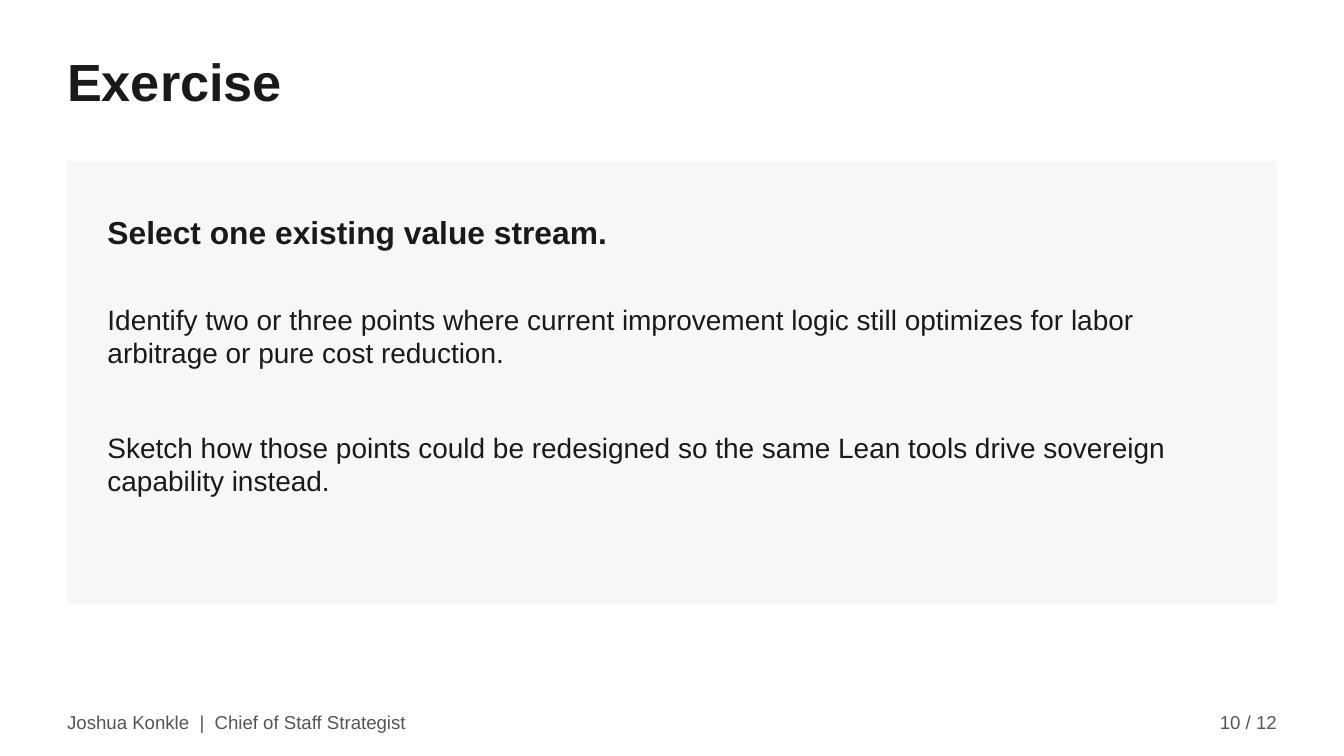
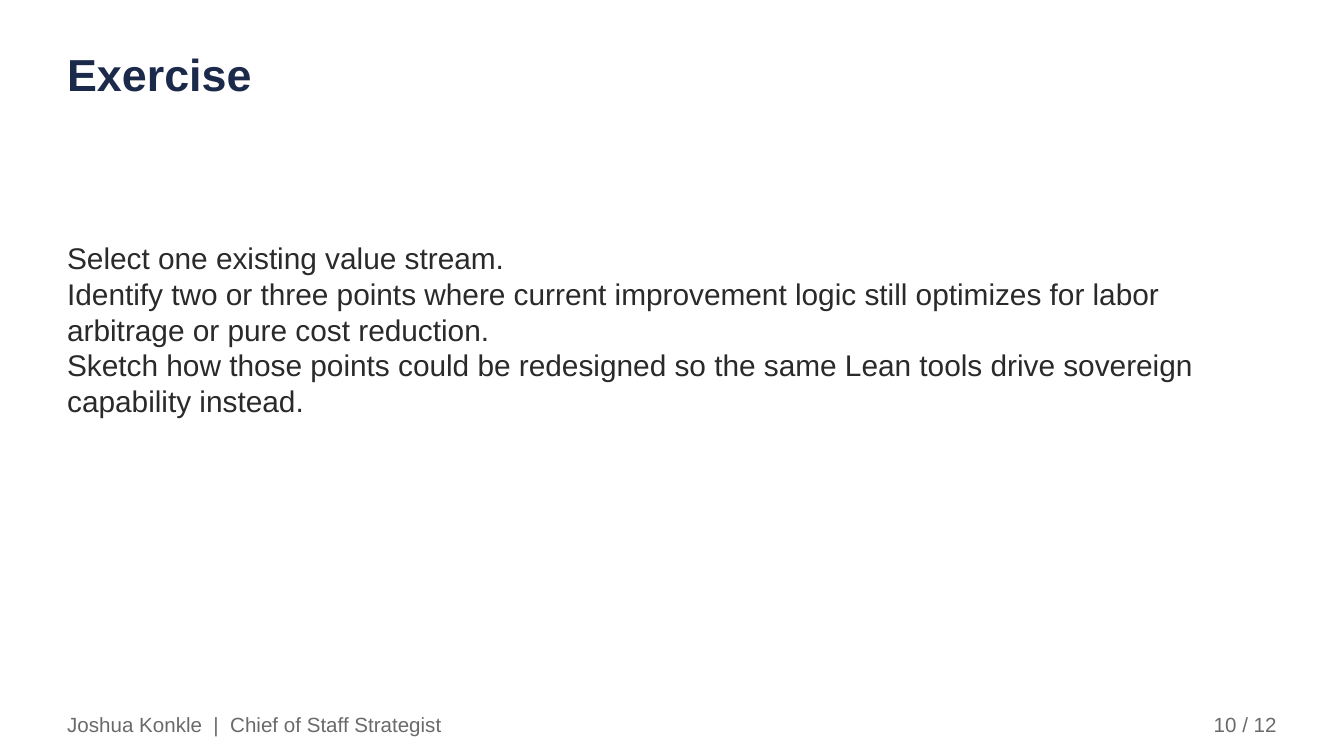
Before and after one commit to joshuakonkle/Hamilton-System, a slide deck: slide 10 of docs/webinar-resources/Module4-BMC-American-System-Hamiltonian-Value-Streams-Lean.pptx. Drawn at 1344x756 pixels with LibreOffice and Linux fonts; fonts in the diff are those of the drawing. Boxes give left, top, right and bottom in pixels: in the first picture for what was removed or moved away, otherwise in the second. Text is boxed around its words. In the diff, an @@ line names an element or a change of style, - is before the commit and + after.

```diff
--- a/docs/webinar-resources/Module4-BMC-American-System-Hamiltonian-Value-Streams-Lean.pptx
+++ b/docs/webinar-resources/Module4-BMC-American-System-Hamiltonian-Value-Streams-Lean.pptx
@@ rectangle: place and size @@
-rectangle at (67, 161, 1277, 605)
+rectangle at (0, 0, 1344, 755)
@@ rectangle at (0, 0, 1344, 755): fill #F7F7F7 to #FFFFFF; outline none to #FFFFFF 1 pt @@
@@ text "Exercise" at (67, 58, 251, 92): size 28 to 24 pt, text colour #1A1A1A to #1B2A4A @@
@@ text "Select one existing value stream.": place and size @@
-text "Select one existing value stream." at (107, 309, 1133, 369)
+text "Select one existing value stream." at (67, 247, 1192, 418)
@@ text removed at (107, 221, 607, 250) @@
-Select one existing value stream.
@@ text at (67, 247, 504, 275): paragraph added @@
+Select one existing value stream.
@@ text at (67, 283, 1159, 346): size 15 to 16 pt, text colour #1A1A1A to #2A2A2A in "Identify two or three points where current ..." @@
@@ text at (67, 354, 1192, 418): paragraph added @@
+Sketch how those points could be redesigned so the same Lean tools drive sovereign capability instead.
@@ text removed at (107, 437, 1164, 496) @@
-Sketch how those points could be redesigned so the same Lean tools drive sovereign capability instead.
@@ text "Joshua Konkle | Chief of ..." at (67, 717, 441, 736): size 10 to 11 pt, text colour #555555 to #6A6A6A @@
@@ text "10 / 12" at (1214, 717, 1277, 732): size 10 to 11 pt, text colour #555555 to #6A6A6A @@
```
Also in this commit, not shown: 11 other slides changed, 9 other files.
